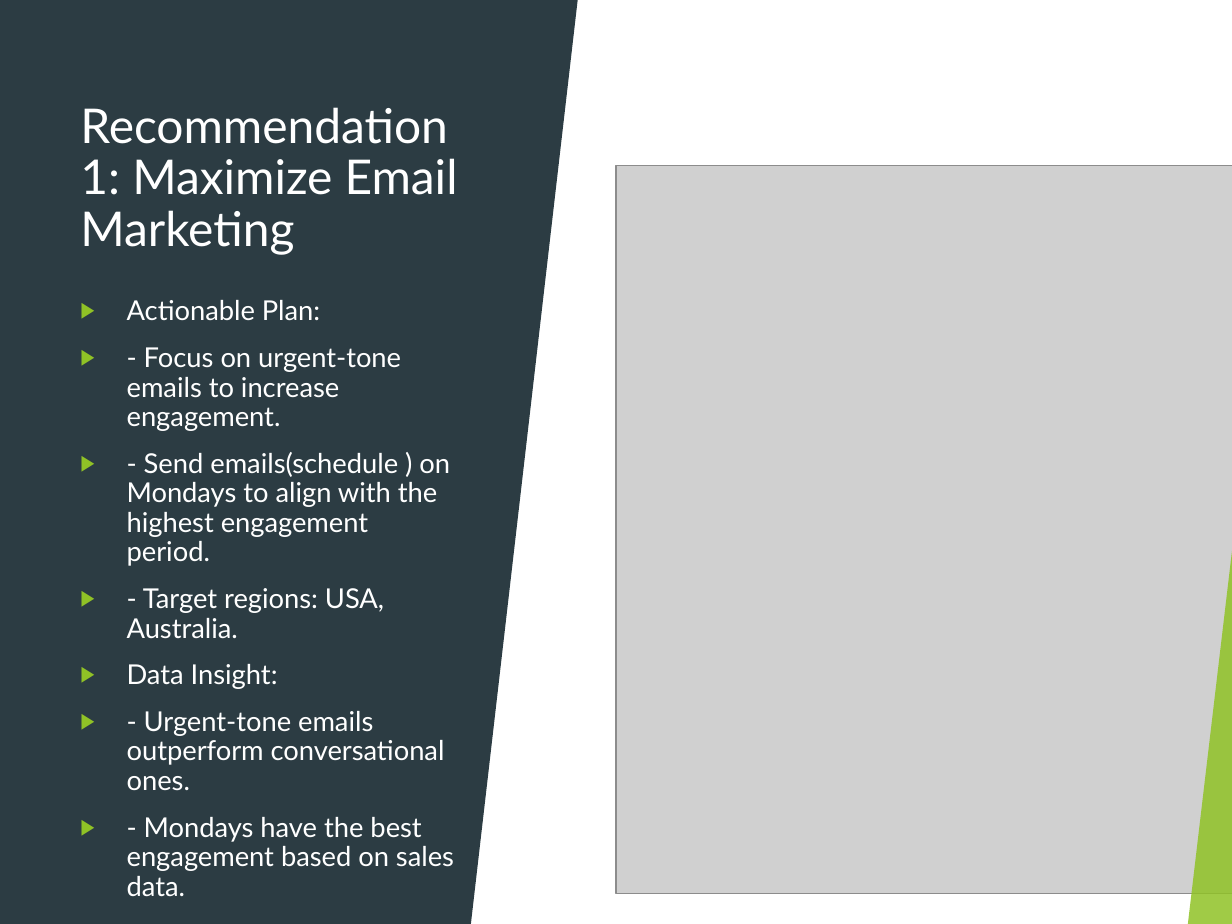
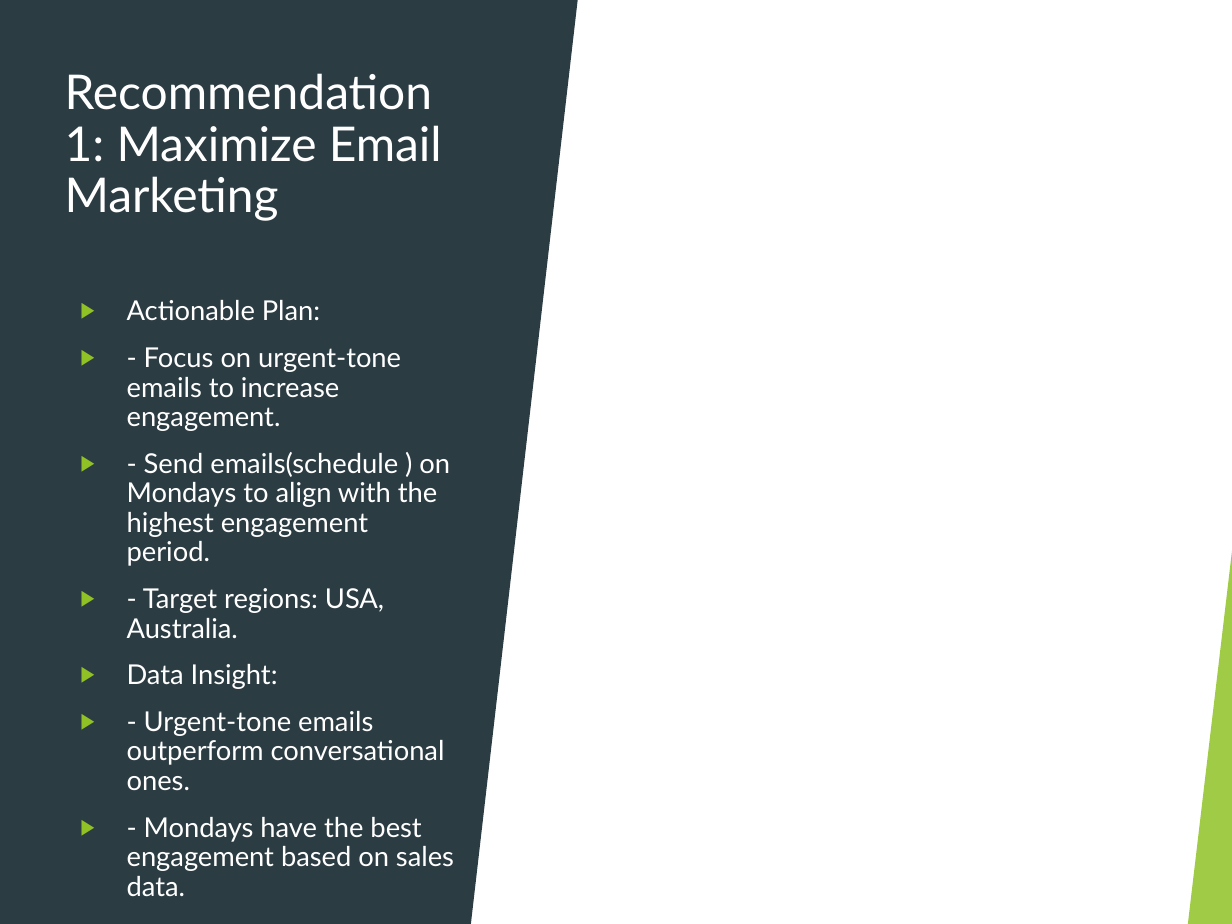
Before and after one commit to abduyea/Engineering-Resource-Analysis-and-Allocation, a slide deck: slide 6 of presentation/Timeless_Transport_Models_Presentatio.pptx. Drawn at 1232x924 pixels with LibreOffice and Linux fonts; fonts in the diff are those of the drawing; grey boxes stand for pictures. Boxes give left, top, right and bottom in pixels: in the first picture for what was removed or moved away, otherwise in the second. Text is boxed around its words. In the diff, an @@ line names an element or a change of style, - is before the commit and + after.

```diff
--- a/presentation/Timeless_Transport_Models_Presentatio.pptx
+++ b/presentation/Timeless_Transport_Models_Presentatio.pptx
@@ title "Recommendation 1: Maximize Email Marketing": place and size @@
-title "Recommendation 1: Maximize Email Marketing" at (80,107,458,255)
+title "Recommendation 1: Maximize Email Marketing" at (65,73,442,221)
@@ picture removed at (616,165,1232,893) @@
```
Also in this commit, not shown: 5 other slides changed, 1 slide added, 1 slide removed, 3 other files.
